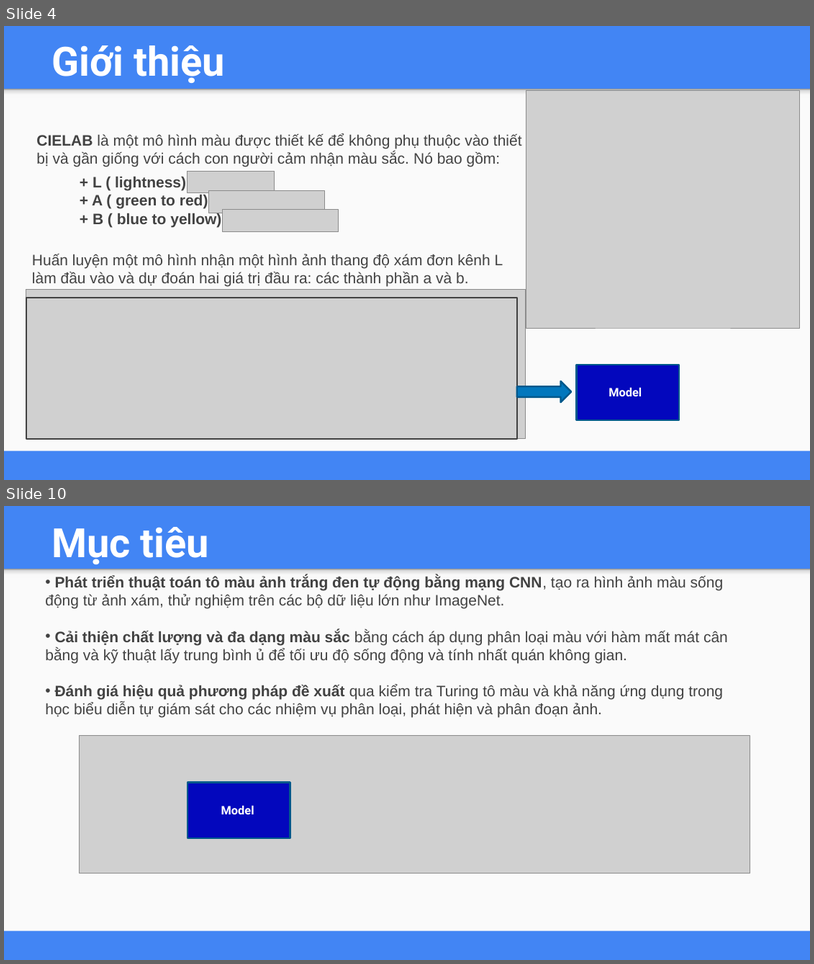
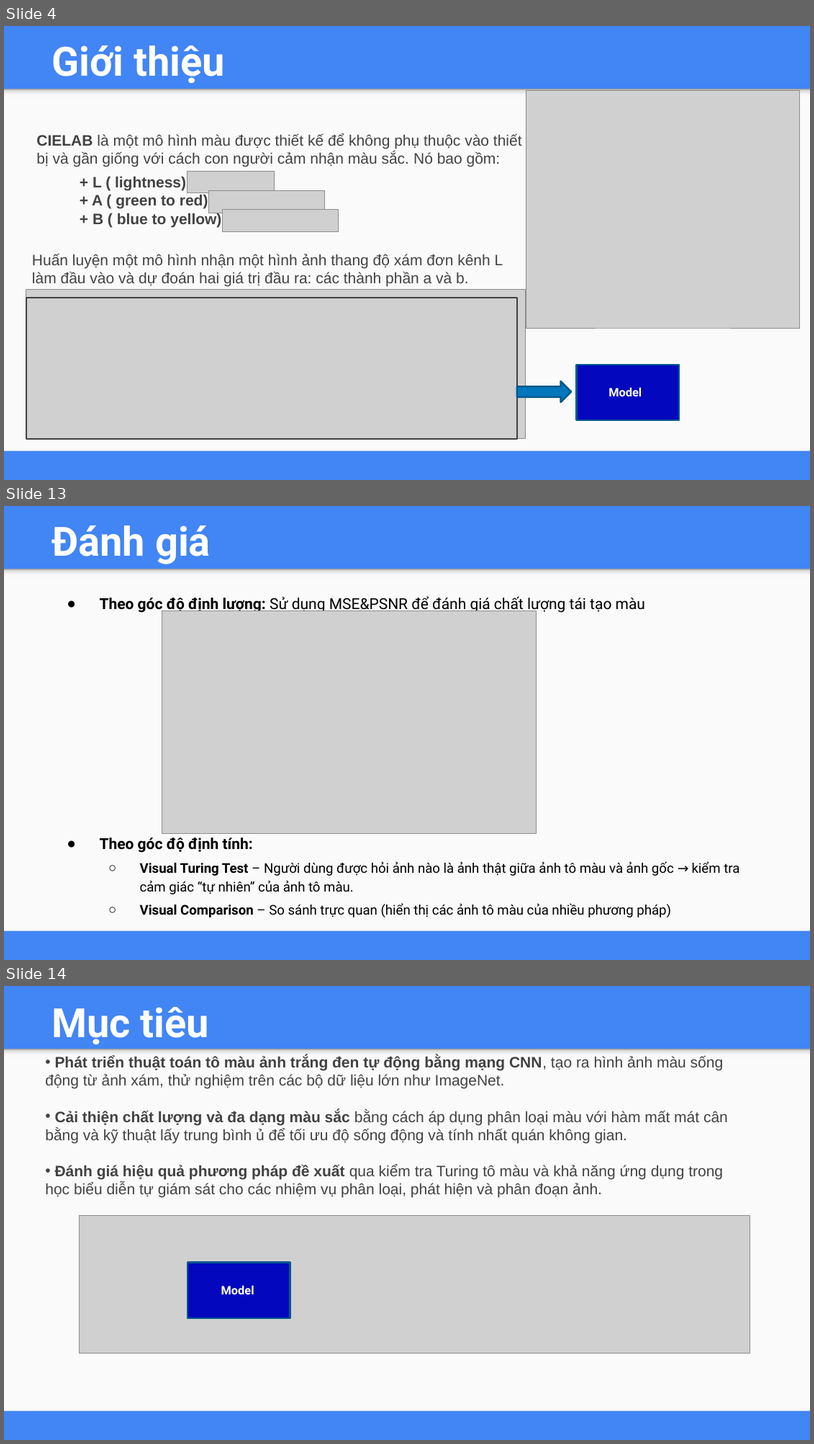
Before and after one commit to lekhanhhoang/influence-of-color, a slide deck: Báo cáo Final.pptx. Shown one above the other, each under a label of ours: slides 4 and 10 before the commit, slides 4, 13 and 14 after it; the slides between them are not shown. The pictures are 814x964 and 814x1444 pixels, drawn with LibreOffice and Linux fonts; fonts in the diff are those of the drawing; grey boxes stand for pictures. Boxes give left, top, right and bottom in pixels: in the first picture for what was removed or moved away, otherwise in the second. Text is boxed around its words. In the diff, an @@ line names an element or a change of style, - is before the commit and + after.

```diff
--- a/Báo cáo Final.pptx
+++ b/Báo cáo Final.pptx
@@ slide 13 added at (4,506,810,960), background #4285F4; not listed: 2 template elements that a slide beside it also shows @@
@@ title added at (52,525,211,564), 48 pt, text #FFFFFF, bold @@
+Đánh giá
@@ text added at (100,595,646,614), 18 pt, text #000000 @@
+● Theo góc độ định lượng: Sử dụng MSE&PSNR để đánh giá chất lượng tái tạo màu
@@ picture added at (162,610,536,834) @@
@@ text added at (100,837,740,917), 16 pt, text #000000 @@
+● Theo góc độ định tính:
+  ○ Visual Turing Test – Người dùng được hỏi ảnh nào là ảnh thật giữa ảnh tô màu và ảnh gốc → kiểm tra cảm giác “tự nhiên” của ảnh tô màu.
+  ○ Visual Comparison – So sánh trực quan (hiển thị các ảnh tô màu của nhiều phương pháp)
@@ what was slide 10 is now slide 14 @@
```
Also in this commit, not shown: 5 slides changed, 3 other slides added.
